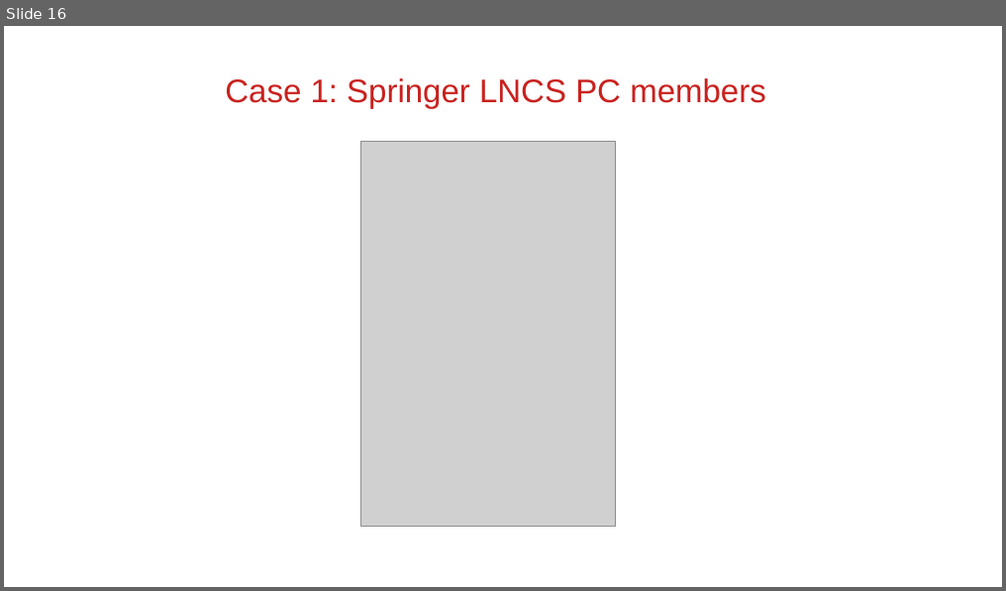
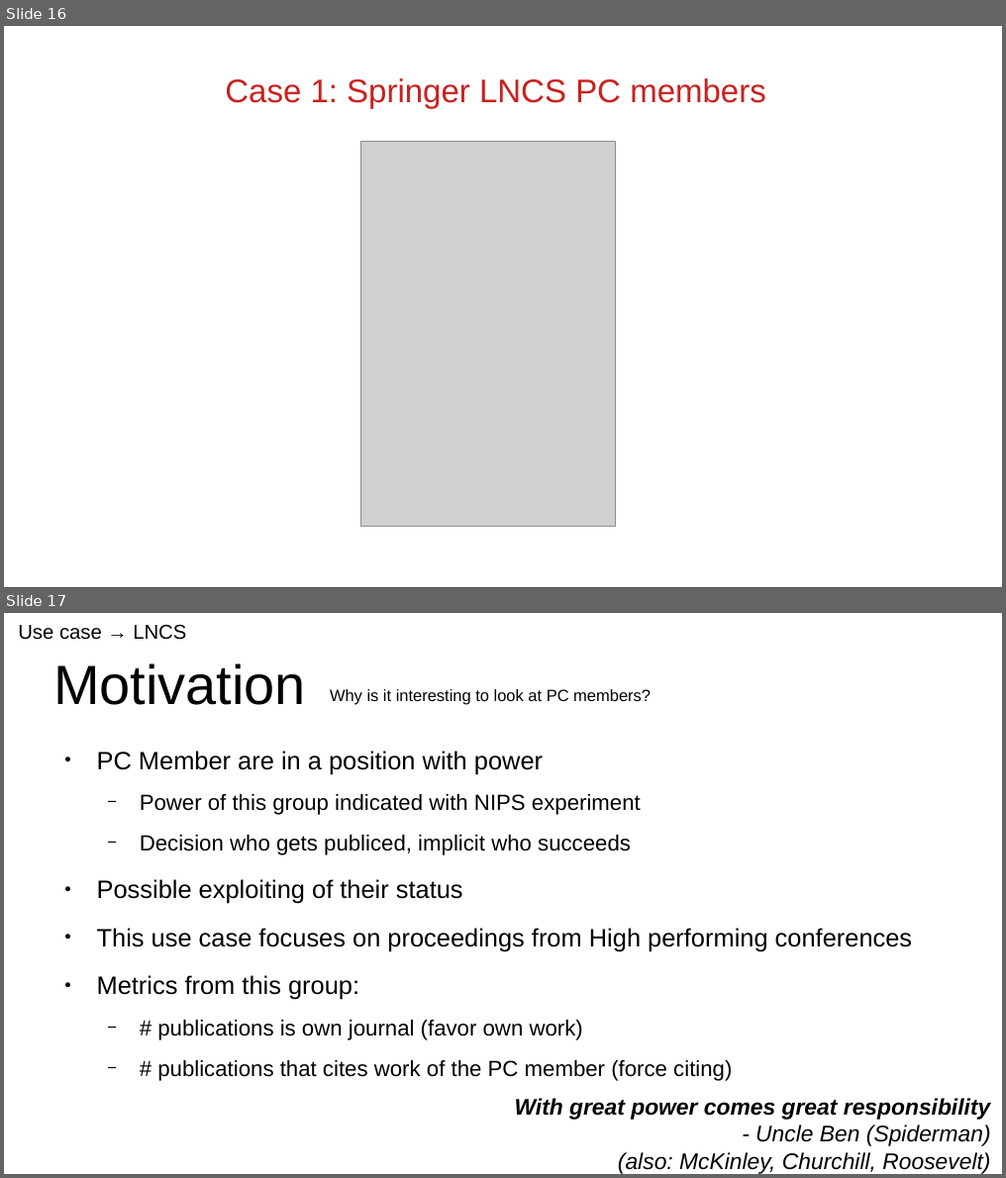
Before and after one commit to XibrenX/MasterThesis, a slide deck: slides/presentatie.odp. Shown one above the other, each under a label of ours: slide 16 before the commit, slides 16 and 17 after it. The pictures are 1006x591 and 1006x1178 pixels, drawn with LibreOffice and Linux fonts; fonts in the diff are those of the drawing; grey boxes stand for pictures. Boxes give left, top, right and bottom in pixels: in the first picture for what was removed or moved away, otherwise in the second. Text is boxed around its words. In the diff, an @@ line names an element or a change of style, - is before the commit and + after.

```diff
--- a/slides/presentatie.odp
+++ b/slides/presentatie.odp
@@ slide 17 added at [4, 613, 1002, 1174], background #FFFFFF @@
@@ title added at [18, 625, 186, 640], 16 pt, text #000000 @@
+Use case → LNCS
@@ title added at [54, 663, 305, 705], 44 pt, text #000000 @@
+Motivation
@@ text added at [330, 689, 650, 705], 13 pt, text #000000 @@
+Why is it interesting to look at PC members?
@@ text added at [97, 751, 912, 1081], 17.5 pt, text #000000 @@
+● PC Member are in a position with power
+  − Power of this group indicated with NIPS experiment
+  − Decision who gets publiced, implicit who succeeds
+● Possible exploiting of their status
+● This use case focuses on proceedings from High performing conferences
+● Metrics from this group:
+  − # publications is own journal (favor own work)
+  − # publications that cites work of the PC member (force citing)
@@ text added at [515, 1098, 991, 1174], 18 pt, text #000000, italic @@
+With great power comes great responsibility
+- Uncle Ben (Spiderman)
+(also: McKinley, Churchill, Roosevelt)
```
Also in this commit, not shown: 7 slides changed, 9 other slides added, 1 slide removed, 12 other files.
